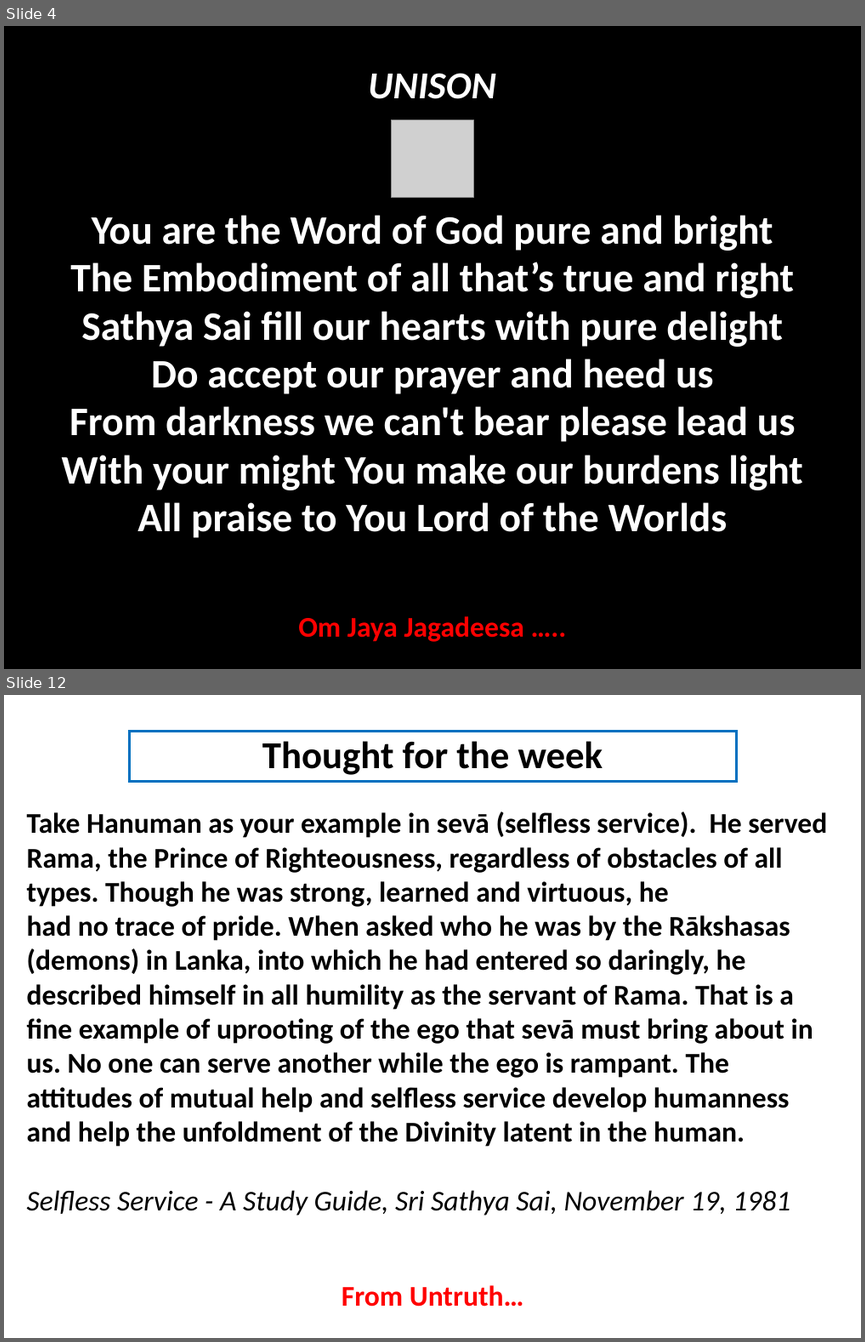
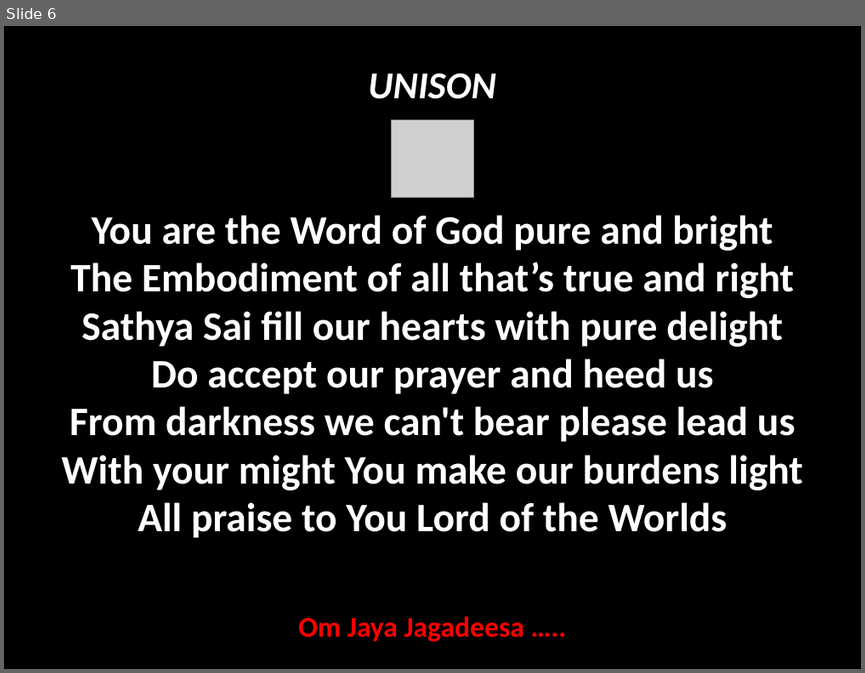
Before and after one commit to rkanadam/saibhajanmaker, a slide deck: WebContent/WEB-INF/suffix.pptx. Shown one above the other, each under a label of ours: slides 4 and 12 before the commit, slide 6 after it; the slides between them are not shown. The pictures are 865x1342 and 865x673 pixels, drawn with LibreOffice and Linux fonts; fonts in the diff are those of the drawing; grey boxes stand for pictures. Boxes give left, top, right and bottom in pixels: in the first picture for what was removed or moved away, otherwise in the second. Text is boxed around its words. In the diff, an @@ line names an element or a change of style, - is before the commit and + after.

```diff
--- a/WebContent/WEB-INF/suffix.pptx
+++ b/WebContent/WEB-INF/suffix.pptx
@@ slide 12 removed at (x1=4, y1=695, x2=861, y2=1338), background #FFFFFF @@
@@ rectangle removed at (x1=129, y1=731, x2=736, y2=782) @@
-Thought for the week
@@ text removed at (x1=27, y1=811, x2=827, y2=1215) @@
-Take Hanuman as your example in sevā (selfless service). He served Rama, the Prince of Righteousness, regardless of obstacles of all types. Though he was strong, learned and virtuous, he
-had no trace of pride. When asked who he was by the Rākshasas (demons) in Lanka, into which he had entered so daringly, he described himself in all humility as the servant of Rama. That is a fine example of uprooting of the ego that sevā must bring about in us. No one can serve another while the ego is rampant. The attitudes of mutual help and selfless service develop humanness and help the unfoldment of the Divinity latent in the human.
-Selfless Service - A Study Guide, Sri Sathya Sai, November 19, 1981
@@ text removed at (x1=341, y1=1285, x2=524, y2=1306) @@
-From Untruth…
@@ what was slide 4 is now slide 6 @@
```
Also in this commit, not shown: 9 slides changed, 5 slides added, 2 other slides removed.
